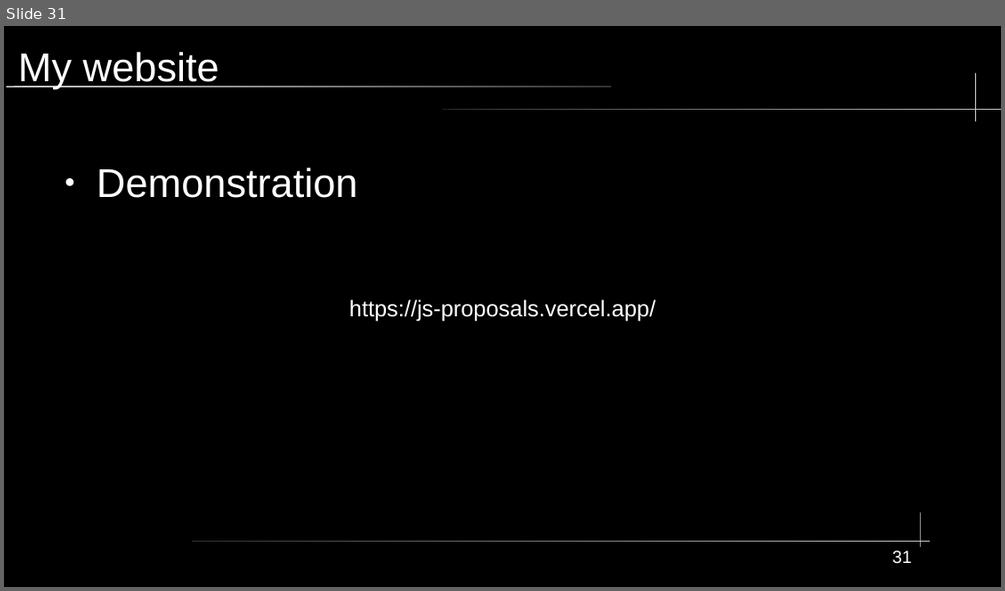
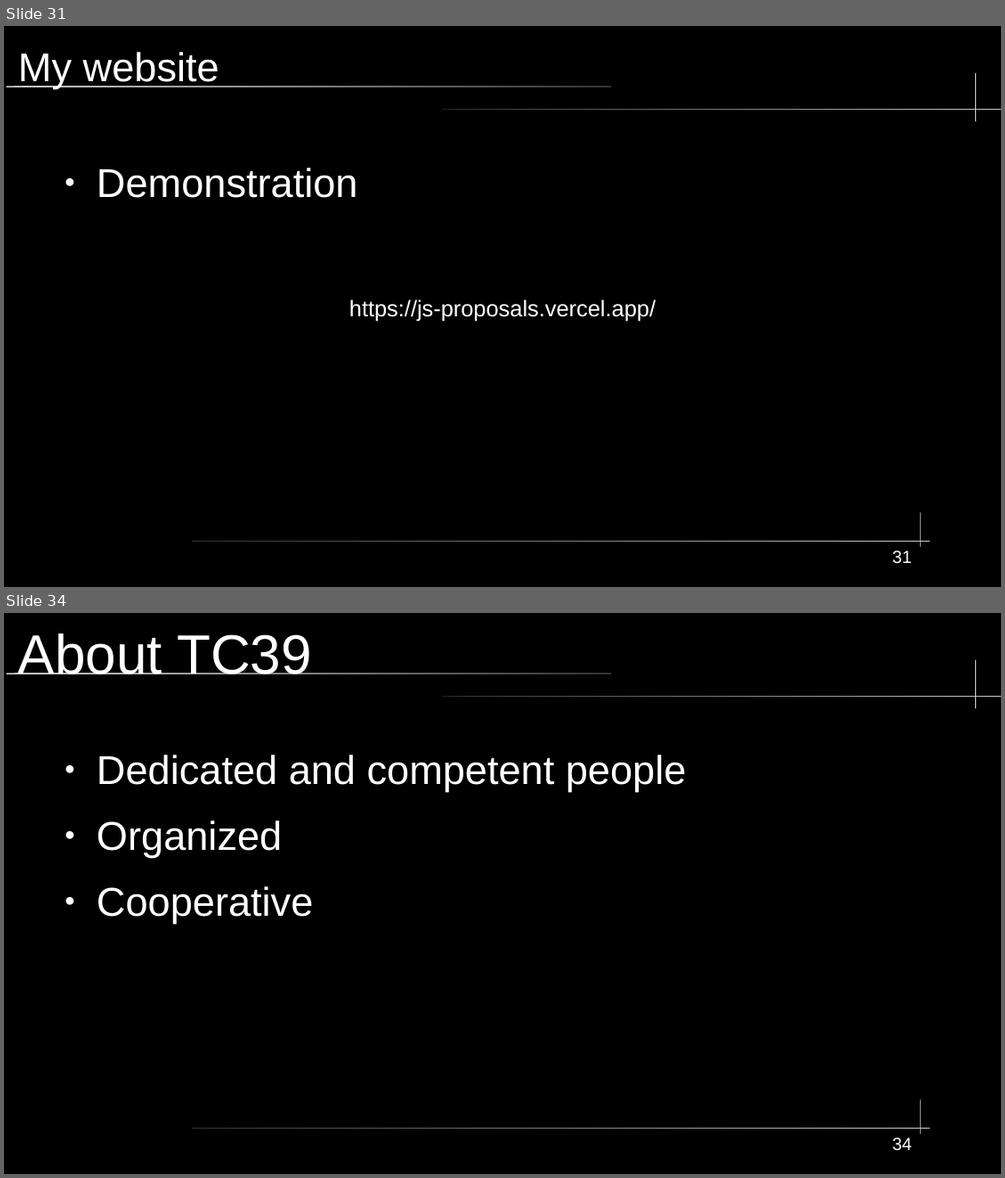
Before and after one commit to KWaloen/tc39_proposals_project, a slide deck: Data Analysis/Presentation/JS Proposals Project.odp. Shown one above the other, each under a label of ours: slide 31 before the commit, slides 31 and 34 after it; the slides between them are not shown. The pictures are 1005x591 and 1005x1178 pixels, drawn with LibreOffice and Linux fonts; fonts in the diff are those of the drawing. Boxes give left, top, right and bottom in pixels: in the first picture for what was removed or moved away, otherwise in the second. Text is boxed around its words. In the diff, an @@ line names an element or a change of style, - is before the commit and + after.

```diff
--- a/Data Analysis/Presentation/JS Proposals Project.odp
+++ b/Data Analysis/Presentation/JS Proposals Project.odp
@@ slide 34 added at box(4, 613, 1001, 1174), background #000000; not listed: 5 template elements that a slide beside it also shows @@
@@ title added at box(18, 633, 312, 674), 44 pt, text #FFFFFF @@
+About TC39
@@ text added at box(97, 755, 687, 924), 32 pt, text #FFFFFF @@
+● Dedicated and competent people
+● Organized
+● Cooperative
@@ page number added at box(892, 1137, 912, 1151), 14 pt, text #FFFFFF @@
+34
```
Also in this commit, not shown: 1 slide changed, 1 other slide added, 4 other files.
